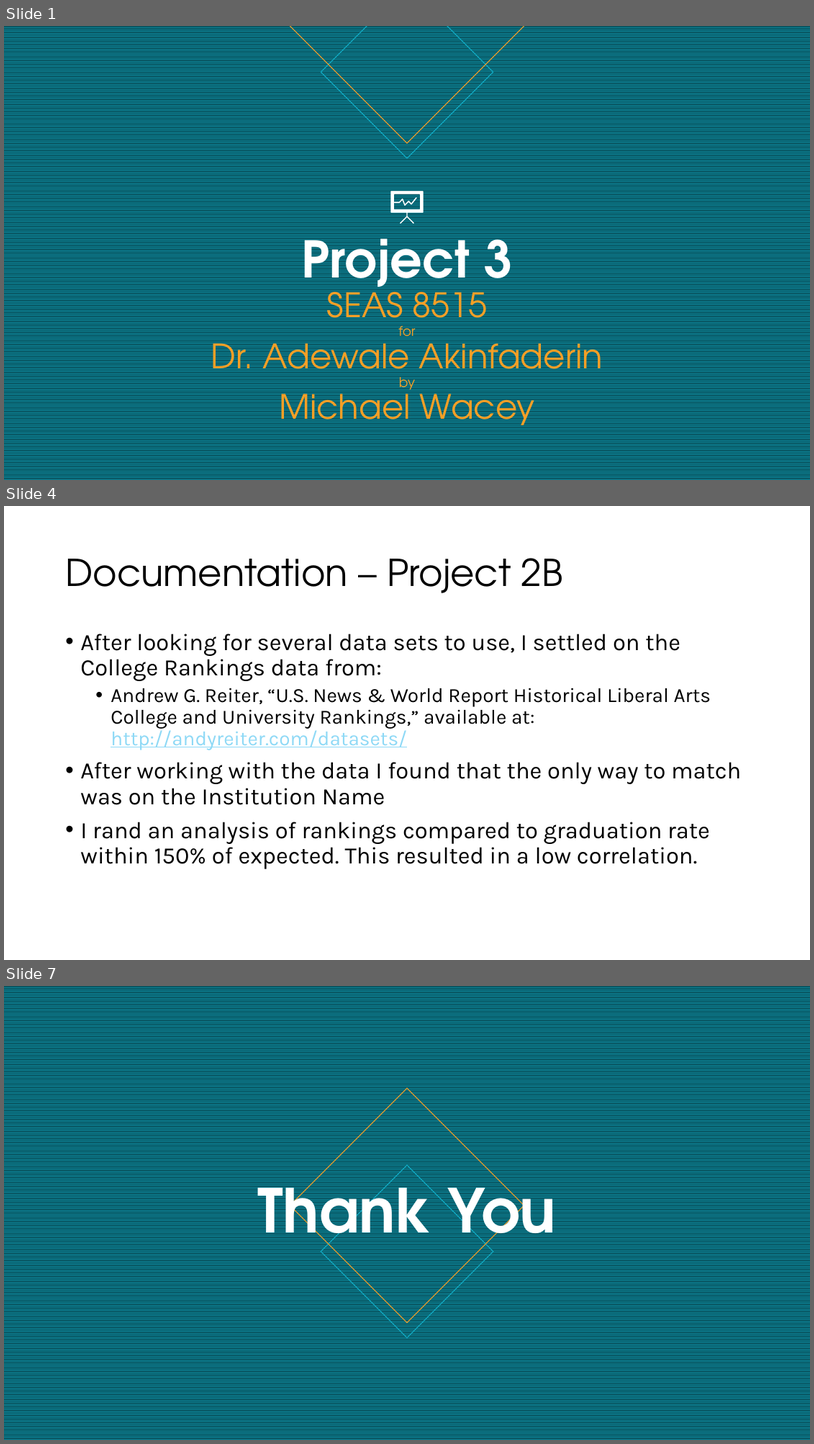
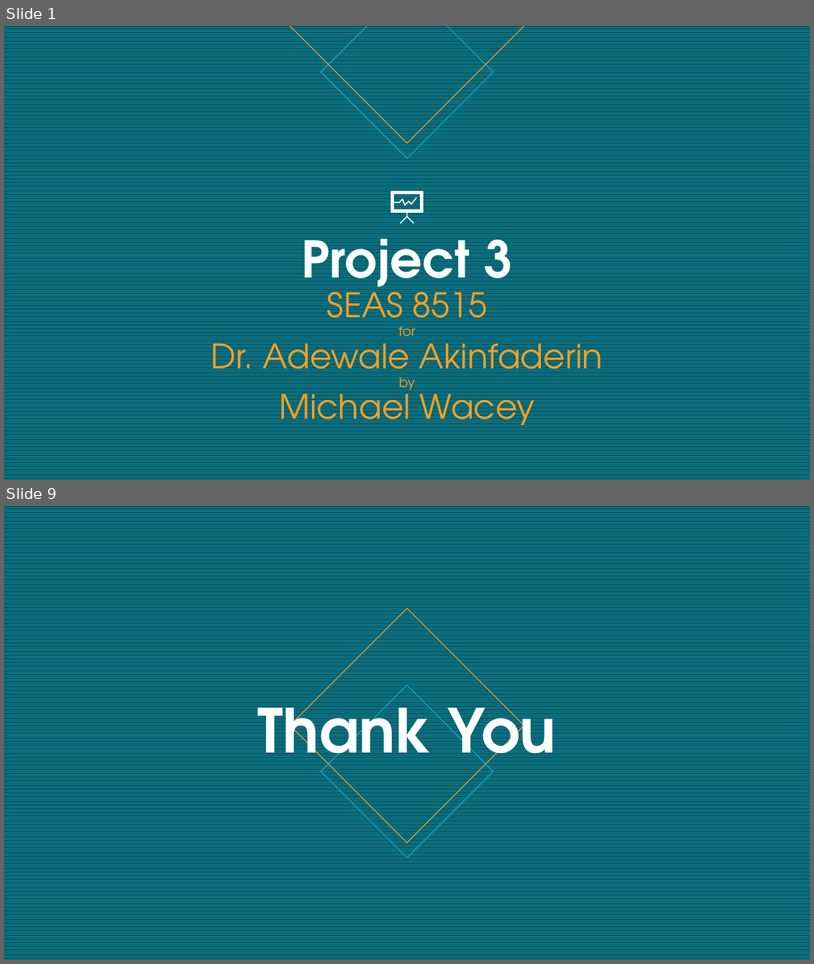
Before and after one commit to OwlSaver/GWU, a slide deck: SEAS 8515/Project 3/SEAS8515_PROJECT3_Wacey.pptx. Shown one above the other, each under a label of ours: slides 1, 4 and 7 before the commit, slides 1 and 9 after it; the slides between them are not shown. The pictures are 814x1444 and 814x964 pixels, drawn with LibreOffice and Linux fonts; fonts in the diff are those of the drawing. Boxes give left, top, right and bottom in pixels: in the first picture for what was removed or moved away, otherwise in the second. Text is boxed around its words. In the diff, an @@ line names an element or a change of style, - is before the commit and + after.

```diff
--- a/SEAS 8515/Project 3/SEAS8515_PROJECT3_Wacey.pptx
+++ b/SEAS 8515/Project 3/SEAS8515_PROJECT3_Wacey.pptx
@@ slide 4 removed at <box>4,506,810,960</box>, background #FFFFFF @@
@@ title removed at <box>65,558,563,593</box> @@
-Documentation – Project 2B
@@ text removed at <box>80,633,741,869</box> @@
-• After looking for several data sets to use, I settled on the College Rankings data from:
-  • Andrew G. Reiter, “U.S. News & World Report Historical Liberal Arts College and University Rankings,” available at: http://andyreiter.com/datasets/
-• After working with the data I found that the only way to match was on the Institution Name
-• I rand an analysis of rankings compared to graduation rate within 150% of expected. This resulted in a low correlation.
@@ what was slide 7 is now slide 9 @@
```
Also in this commit, not shown: 4 slides changed, 3 slides added, 11 other files.
